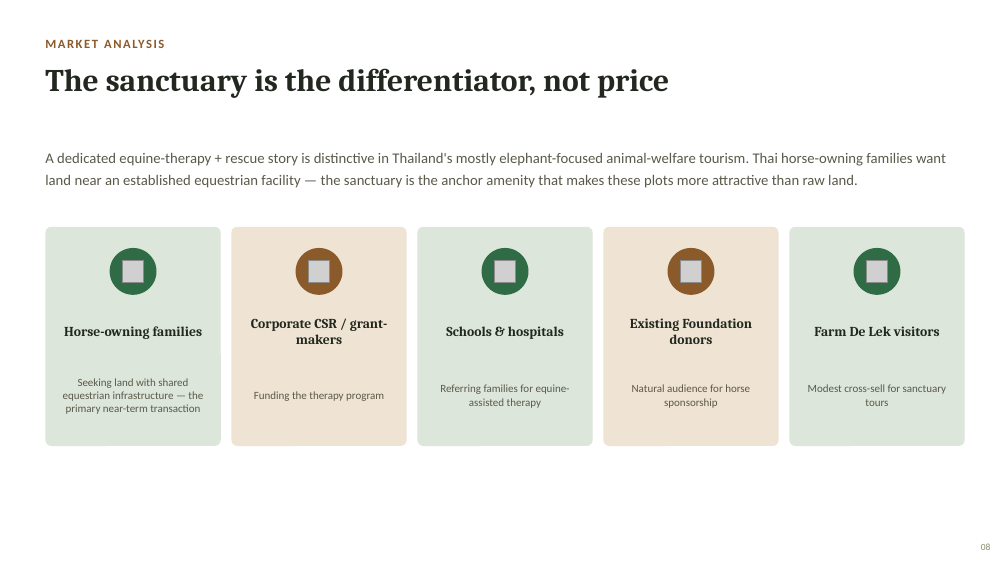
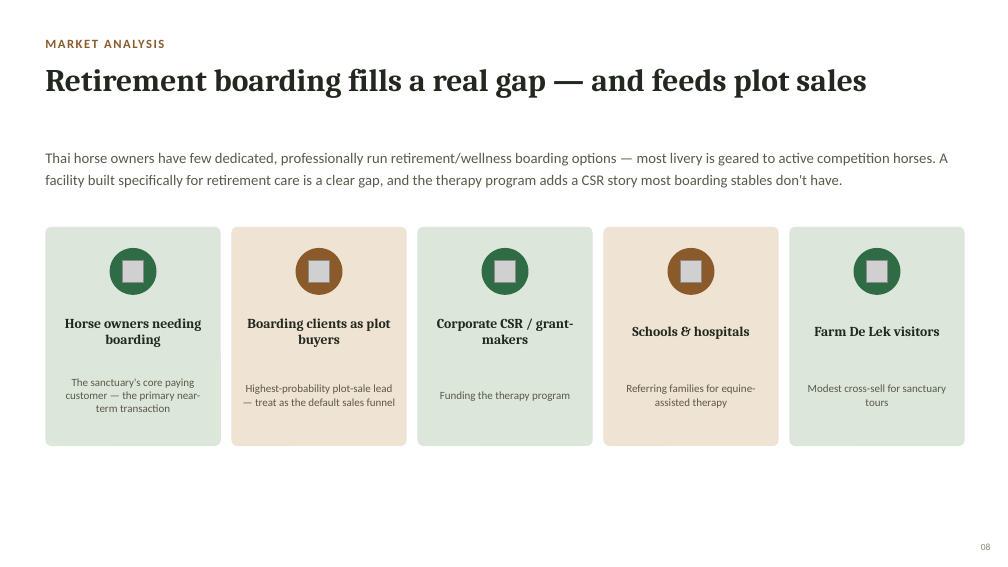
Before and after one commit to apinyacode/FarmDeApp, a slide deck: slide 8 of business-plan/presentation/Angel_Arms_Sanctuary_Plan.pptx. Drawn at 1008x567 pixels with LibreOffice and Linux fonts; fonts in the diff are those of the drawing; grey boxes stand for pictures. Boxes give left, top, right and bottom in pixels: in the first picture for what was removed or moved away, otherwise in the second. Text is boxed around its words. In the diff, an @@ line names an element or a change of style, - is before the commit and + after.

```diff
--- a/business-plan/presentation/Angel_Arms_Sanctuary_Plan.pptx
+++ b/business-plan/presentation/Angel_Arms_Sanctuary_Plan.pptx
@@ text at box(45, 68, 866, 98): text changed @@
-The sanctuary is the differentiator, not price
+Retirement boarding fills a real gap — and feeds plot sales
@@ text at box(45, 153, 947, 188): text changed @@
-A dedicated equine-therapy + rescue story is distinctive in Thailand's mostly elephant-focused animal-welfare tourism. Thai horse-owning families want land near an established equestrian facility — the sanctuary is the anchor amenity that makes these plots more attractive than raw land.
+Thai horse owners have few dedicated, professionally run retirement/wellness boarding options — most livery is geared to active competition horses. A facility built specifically for retirement care is a clear gap, and the therapy program adds a CSR story most boarding stables don't have.
@@ text at box(65, 318, 201, 347): text changed @@
-Horse-owning families
+Horse owners needing boarding
@@ text at box(247, 318, 390, 347): text changed @@
-Corporate CSR / grant-makers
+Boarding clients as plot buyers
@@ text at box(437, 319, 573, 344): text changed @@
-Schools & hospitals
+Corporate CSR / grant-makers
@@ text at box(632, 326, 750, 339): text changed @@
-Existing Foundation donors
+Schools & hospitals
@@ text at box(66, 378, 200, 412): text changed @@
-Seeking land with shared equestrian infrastructure — the primary near-term transaction
+The sanctuary's core paying customer — the primary near-term transaction
@@ text at box(246, 384, 396, 406): text changed @@
-Funding the therapy program
+Highest-probability plot-sale lead — treat as the default sales funnel
@@ text at box(626, 384, 756, 408): text changed @@
-Natural audience for horse sponsorship
+Referring families for equine-assisted therapy
@@ text at box(440, 391, 570, 401): text changed @@
-Referring families for equine-assisted therapy
+Funding the therapy program
```
Also in this commit, not shown: 11 other slides changed, 1 other file.
